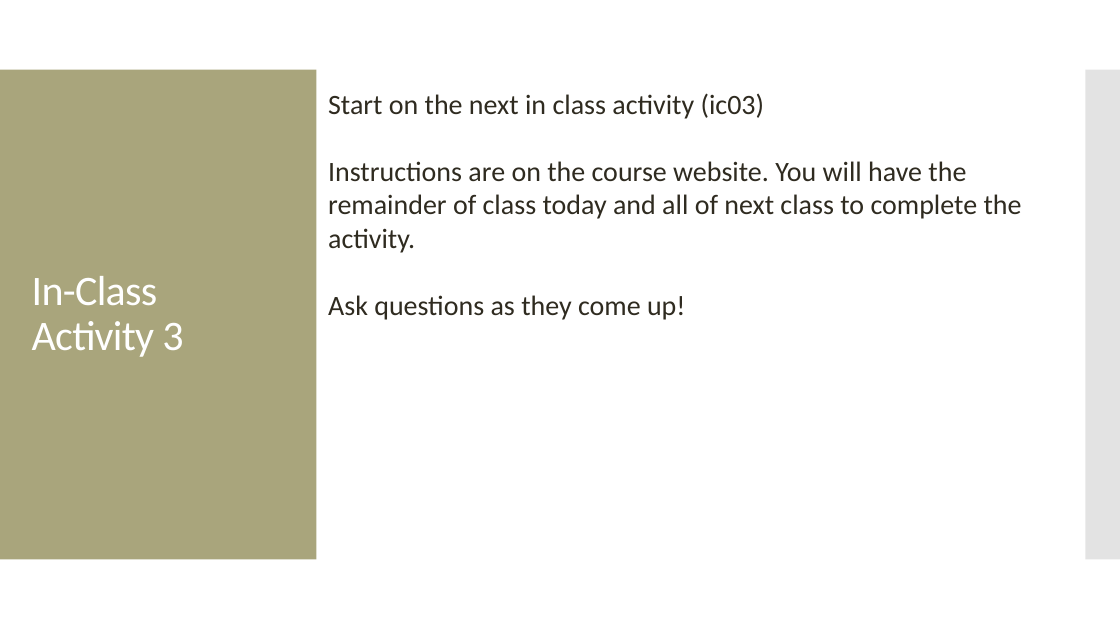
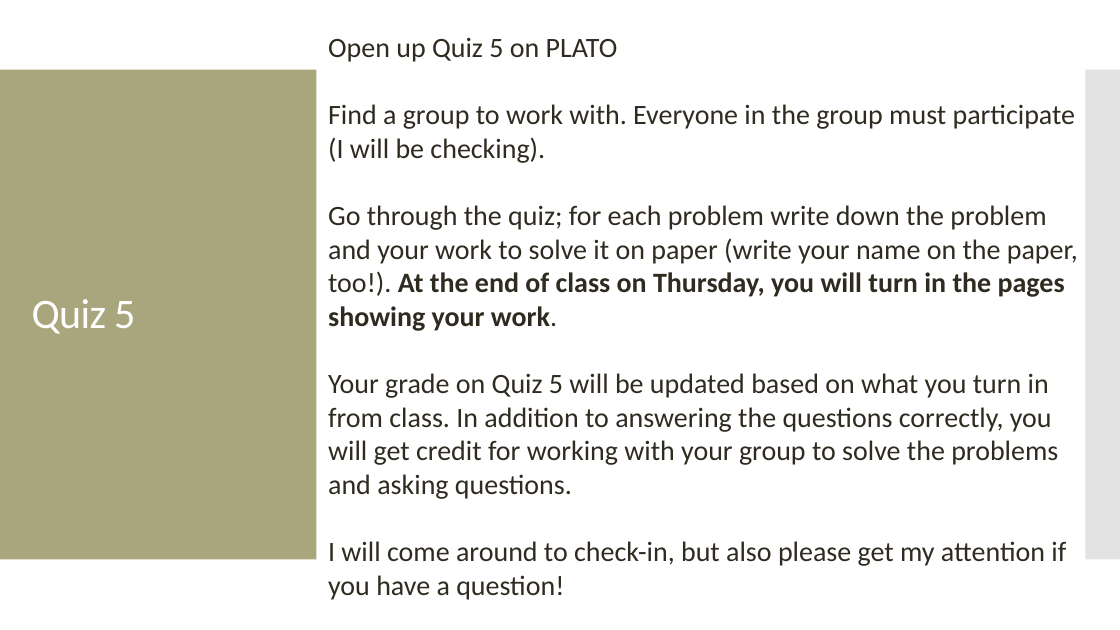
Before and after one commit to amosca01/MATH108-S24, a slide deck: slide 25 of slides/14-numerical-inference-pt2.pptx (slide 24 before the commit). Drawn at 1120x630 pixels with LibreOffice and Linux fonts; fonts in the diff are those of the drawing. Boxes give left, top, right and bottom in pixels: in the first picture for what was removed or moved away, otherwise in the second. Text is boxed around its words. In the diff, an @@ line names an element or a change of style, - is before the commit and + after.

Commit message:
class

```diff
--- a/slides/14-numerical-inference-pt2.pptx
+++ b/slides/14-numerical-inference-pt2.pptx
@@ text at [328, 37, 1078, 600]: text changed @@
-Start on the next in class activity (ic03)
-Instructions are on the course website. You will have the remainder of class today and all of next class to complete the activity.
-Ask questions as they come up!
+Open up Quiz 5 on PLATO
+Find a group to work with. Everyone in the group must participate (I will be checking).
+Go through the quiz; for each problem write down the problem and your work to solve it on paper (write your name on the paper, too!). At the end of class on Thursday, you will turn in the pages showing your work.
+Your grade on Quiz 5 will be updated based on what you turn in from class. In addition to answering the questions correctly, you will get credit for working with your group to solve the problems and asking questions.
+I will come around to check-in, but also please get my attention if you have a question!
@@ title at [32, 299, 135, 334]: text changed @@
-In-Class Activity 3
+Quiz 5
```
Also in this commit, not shown: 5 other slides changed, 1 slide added, 7 other files.
